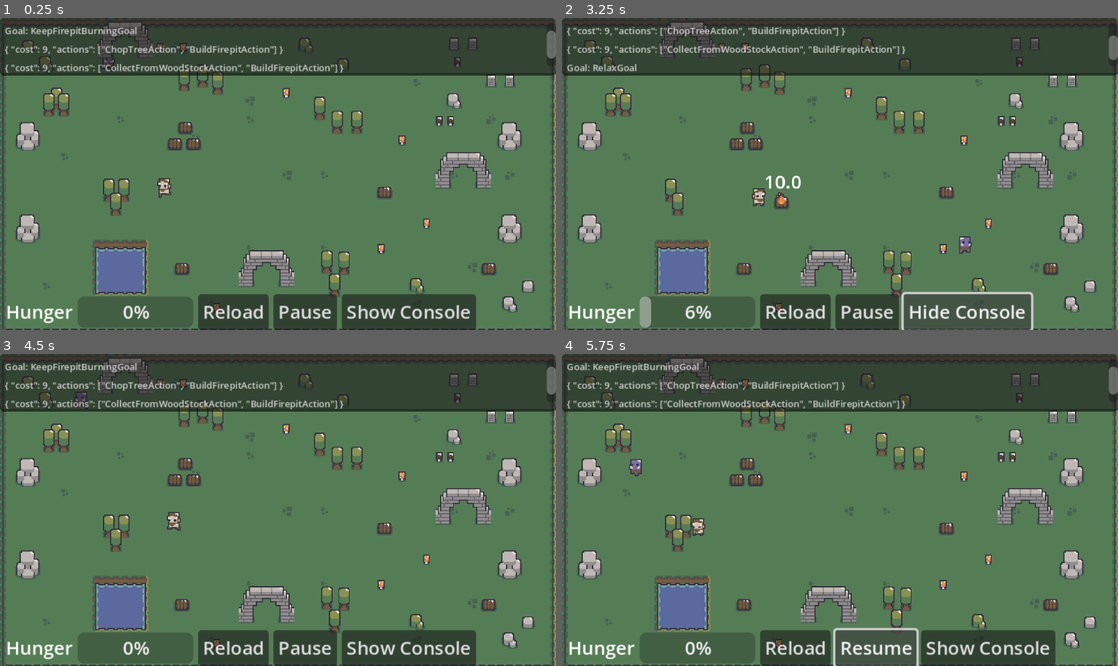
Above: before the commit, frames 1-4 (two rows, left to right).
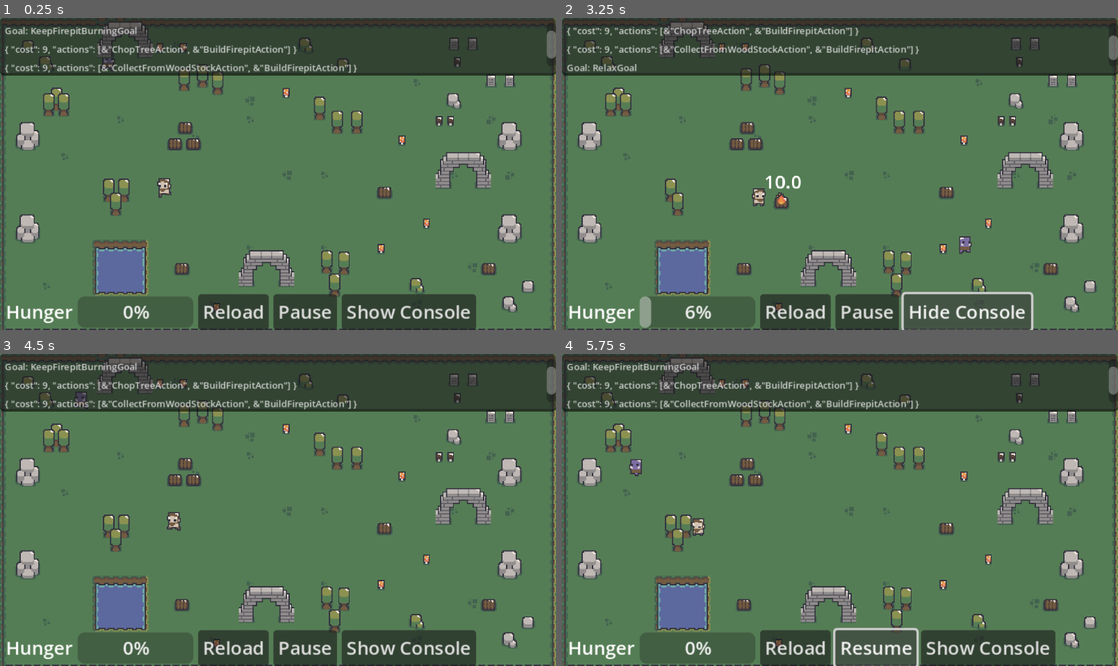
Above: after the commit, the same moments.

Repository: viniciusgerevini/godot-goap
Game: Godot game, scene res://scenes/main.tscn
Same seed, same stepped clock (60 frames per second), same inputs: the game is played once before the commit and once after it.
Inputs:
- Up to frame 1 (0.25 s): no input
- Up to frame 2 (3.25 s): click "Show Console" at 0.5 s; click "Show Console" at 1.25 s; click "Hide Console" at 2 s; click "Show Console" at 2.75 s
- Up to frame 3 (4.5 s): click "Hide Console" at 3.5 s; click "Reload" at 4.25 s
- Up to frame 4 (5.75 s): click "Pause" at 5 s

The runs differ from the first frame. In frame 1, 1.1% of the frame differs, in the area x 18-65%, y 8-18%; in frame 2, 1.1%; in frame 3, 1.1%; in frame 4, 1.1%.

Commit message:
Update to 4.4
Godot 4.4 Added the ability to print custom class names using the get_script() method and script.get_global_name().

This saves users from having to define the custom get_clazz() in every action and goal.

Diff:
--- a/goap/action_planner.gd
+++ b/goap/action_planner.gd
@@ -21,8 +21,12 @@
 # Returns a list of actions to be executed.
 #
 func get_plan(goal: GoapGoal, blackboard = {}) -> Array:
-	print("Goal: %s" % goal.get_clazz())
-	WorldState.console_message("Goal: %s" % goal.get_clazz())
+
+	# Debugging Messages
+	var goal_script = goal.get_script()
+	print("Goal: %s" % goal_script.get_global_name())
+	WorldState.console_message("Goal: %s" % goal_script.get_global_name())
+
 	var desired_state = goal.get_desired_state().duplicate()
 
 	if desired_state.is_empty():
@@ -55,7 +59,7 @@
 # actions included in the cheapest one.
 #
 func _get_cheapest_plan(plans):
-	var best_plan
+	var best_plan = null
 	for p in plans:
 		_print_plan(p)
 		if best_plan == null or p.cost < best_plan.cost:
@@ -163,6 +167,7 @@
 func _print_plan(plan):
 	var actions = []
 	for a in plan.actions:
-		actions.push_back(a.get_clazz())
+		var a_script = a.get_script()
+		actions.push_back(a_script.get_global_name())
 	print({"cost": plan.cost, "actions": actions})
 	WorldState.console_message({"cost": plan.cost, "actions": actions})
--- a/goap/actions/build_firepit.gd
+++ b/goap/actions/build_firepit.gd
@@ -3,9 +3,6 @@
 class_name BuildFirepitAction
 
 const Firepit = preload("res://scenes/firepit.tscn")
-
-
-func get_clazz(): return "BuildFirepitAction"
 
 
 func get_cost(_blackboard) -> int:
--- a/goap/actions/calm_down.gd
+++ b/goap/actions/calm_down.gd
@@ -1,9 +1,6 @@
 extends GoapAction
 
 class_name CalmDownAction
-
-
-func get_clazz(): return "CalmDownAction"
 
 
 func get_cost(_blackboard) -> int:
--- a/goap/actions/chop_tree.gd
+++ b/goap/actions/chop_tree.gd
@@ -1,8 +1,6 @@
 extends GoapAction
 
 class_name ChopTreeAction
-
-func get_clazz(): return "ChopTreeAction"
 
 
 func is_valid() -> bool:
--- a/goap/actions/collect_from_wood_stock.gd
+++ b/goap/actions/collect_from_wood_stock.gd
@@ -1,8 +1,6 @@
 extends GoapAction
 
 class_name CollectFromWoodStockAction
-
-func get_clazz(): return "CollectFromWoodStockAction"
 
 
 func is_valid() -> bool:
--- a/goap/actions/find_cover.gd
+++ b/goap/actions/find_cover.gd
@@ -1,9 +1,6 @@
 extends GoapAction
 
 class_name FindCoverAction
-
-
-func get_clazz(): return "FindCoverAction"
 
 
 func get_cost(_blackboard) -> int:
--- a/goap/actions/find_food.gd
+++ b/goap/actions/find_food.gd
@@ -1,9 +1,6 @@
 extends GoapAction
 
 class_name FindFoodAction
-
-
-func get_clazz(): return "FindFoodAction"
 
 
 func get_cost(_blackboard) -> int:
--- a/goap/agent.gd
+++ b/goap/agent.gd
@@ -51,7 +51,7 @@
 # Returns the highest priority goal available.
 #
 func _get_best_goal():
-	var highest_priority
+	var highest_priority = null
 
 	for goal in _goals:
 		if goal.is_valid() and (highest_priority == null or goal.priority() > highest_priority.priority()):
--- a/goap/goals/calm_down.gd
+++ b/goap/goals/calm_down.gd
@@ -2,7 +2,6 @@
 
 class_name CalmDownGoal
 
-func get_clazz(): return "CalmDownGoal"
 
 func is_valid() -> bool:
 	return WorldState.get_state("is_frightened", false)
--- a/goap/goals/has_firepit.gd
+++ b/goap/goals/has_firepit.gd
@@ -1,8 +1,6 @@
 extends GoapGoal
 
 class_name KeepFirepitBurningGoal
-
-func get_clazz(): return "KeepFirepitBurningGoal"
 
 
 func is_valid() -> bool:
--- a/goap/goals/keep_fed.gd
+++ b/goap/goals/keep_fed.gd
@@ -2,7 +2,6 @@
 
 class_name KeepFedGoal
 
-func get_clazz(): return "KeepFedGoal"
 
 # This is not a valid goal when hunger is less than 50.
 func is_valid() -> bool:
--- a/goap/goals/relax.gd
+++ b/goap/goals/relax.gd
@@ -2,7 +2,6 @@
 
 class_name RelaxGoal
 
-func get_clazz(): return "RelaxGoal"
 
 # relax will always be available
 func is_valid() -> bool:
--- a/project.godot
+++ b/project.godot
@@ -12,7 +12,7 @@
 
 config/name="godot-goal-oriented-action-planning"
 run/main_scene="res://scenes/main.tscn"
-config/features=PackedStringArray("4.0")
+config/features=PackedStringArray("4.4")
 config/icon="res://icon.png"
 
 [autoload]
Not shown, added: goap/action.gd.uid
Not shown, added: goap/action_planner.gd.uid
Not shown, added: goap/actions/build_firepit.gd.uid
Not shown, added: goap/actions/calm_down.gd.uid
Not shown, added: goap/actions/chop_tree.gd.uid
Not shown, added: goap/actions/collect_from_wood_stock.gd.uid
Not shown, added: goap/actions/find_cover.gd.uid
Not shown, added: goap/actions/find_food.gd.uid
Not shown, added: goap/agent.gd.uid
Not shown, added: goap/goal.gd.uid
Not shown, added: goap/goals/calm_down.gd.uid
Not shown, added: goap/goals/has_firepit.gd.uid
(and 18 more such lines)
